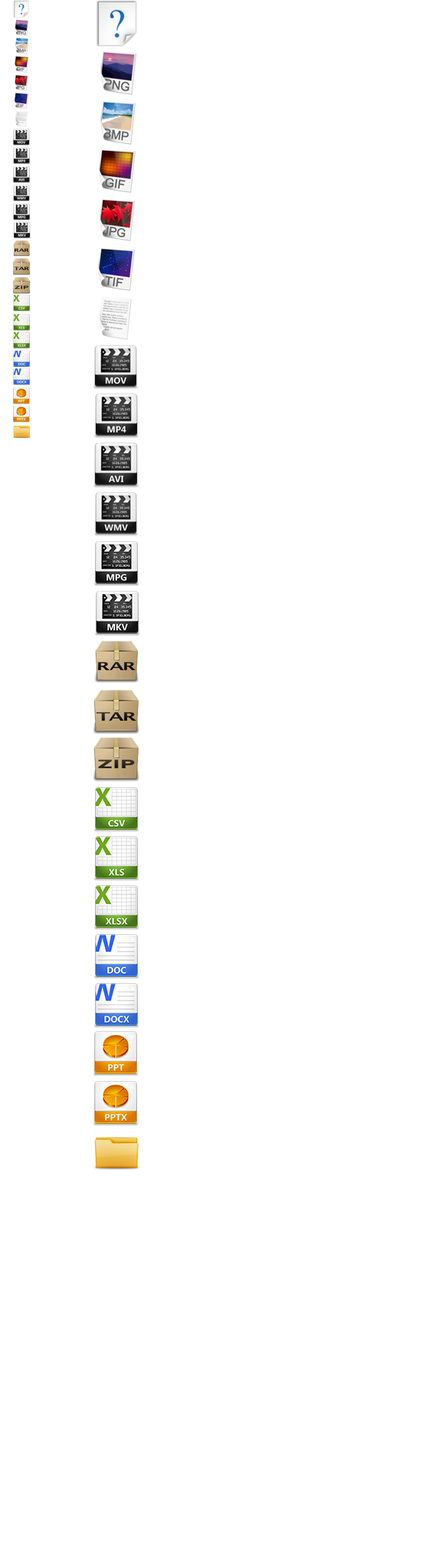
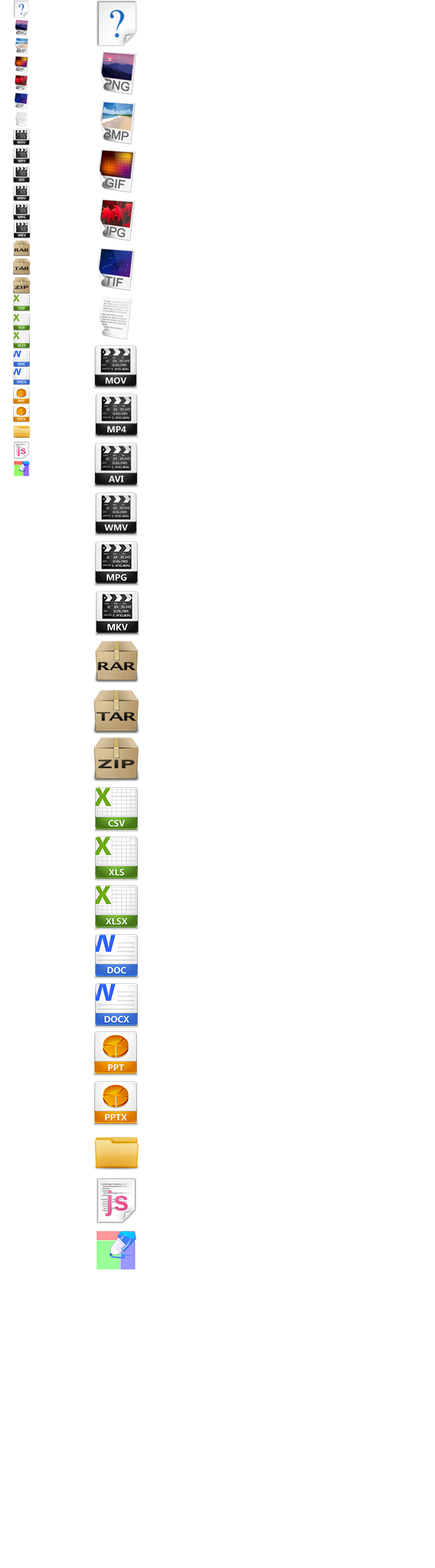
The second w=435, h=1568 image is a revision of the first. Changes to its layers:
added layer "js" (1st of 2, in "64" › "icon") in group "icon" over [95, 1177, 138, 1225]
added layer "screen" (1st of 2, in "64" › "icon") in group "icon" over [96, 1231, 137, 1270]
added layer "js" (2nd of 2, in "24" › "icon") in group "icon" over [13, 441, 30, 460]
added layer "screen" (2nd of 2, in "24" › "icon") in group "icon" over [13, 460, 30, 477]
